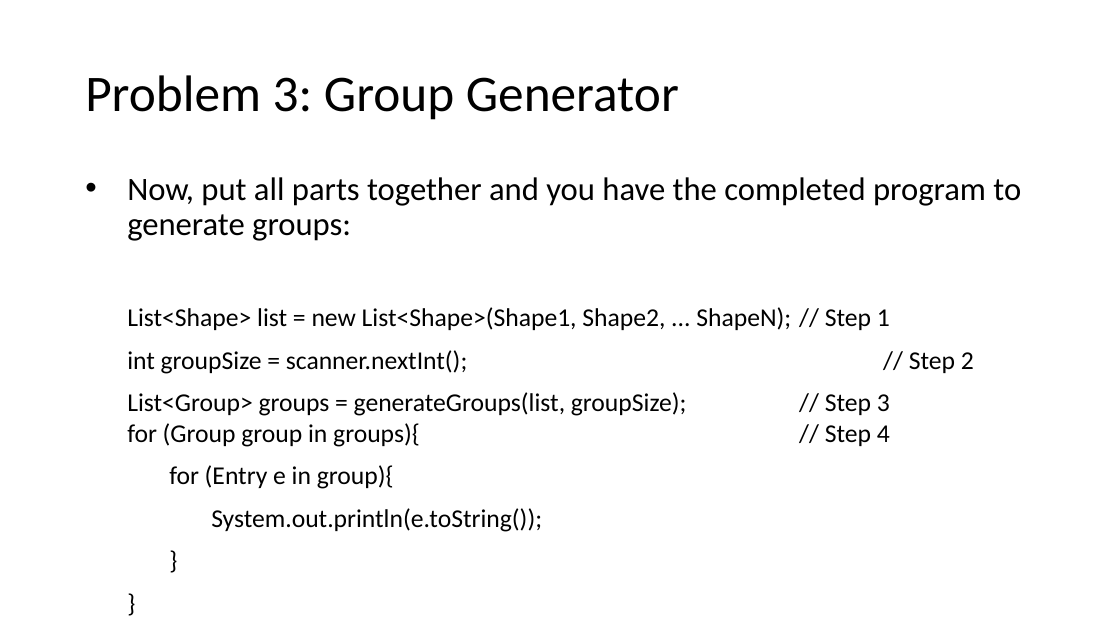
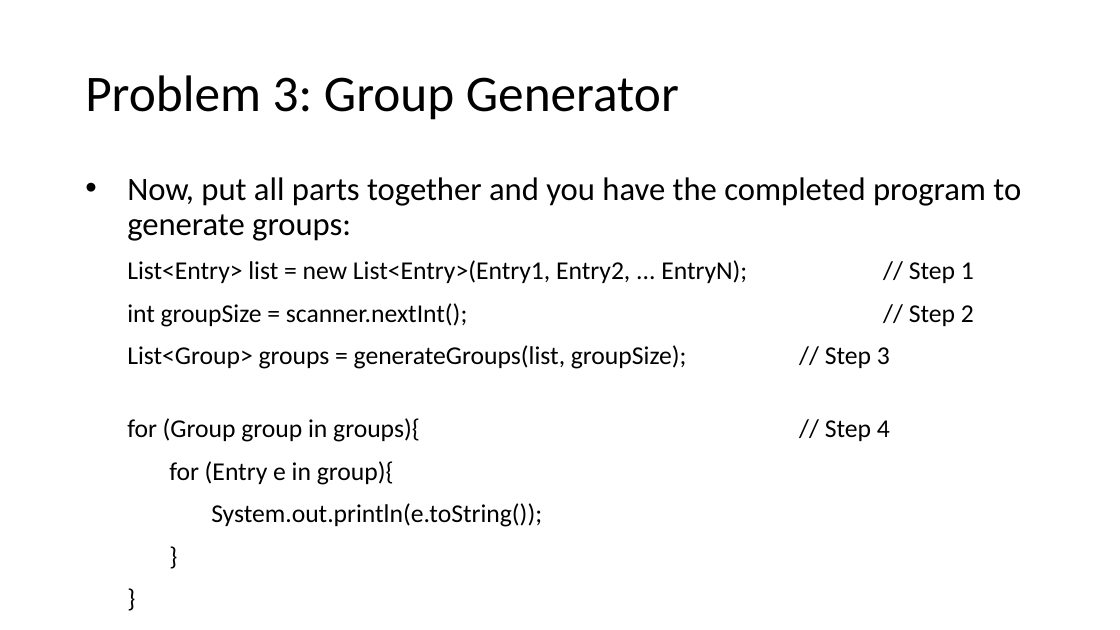
Before and after one commit to MrJoshGross/Course-Curricular-Material, a slide deck: slide 43 of Computer Science Discoveries/Lectures/Lecture 0 - Problems and Problem Solving.pptx (slide 36 before the commit). Drawn at 1120x630 pixels with LibreOffice and Linux fonts; fonts in the diff are those of the drawing. Boxes give left, top, right and bottom in pixels: in the first picture for what was removed or moved away, otherwise in the second. Text is boxed around its words. In the diff, an @@ line names an element or a change of style, - is before the commit and + after.

```diff
--- a/Computer Science Discoveries/Lectures/Lecture 0 - Problems and Problem Solving.pptx
+++ b/Computer Science Discoveries/Lectures/Lecture 0 - Problems and Problem Solving.pptx
@@ text at [127, 260, 974, 283]: text changed @@
-      List<Shape> list = new List<Shape>(Shape1, Shape2, ... ShapeN); // Step 1
+      List<Entry> list = new List<Entry>(Entry1, Entry2, ... EntryN); // Step 1
@@ text at [127, 345, 890, 442]: text changed @@
-    List<Group> groups = generateGroups(list, groupSize); // Step 3
-    for (Group group in groups){ // Step 4
+    List<Group> groups = generateGroups(list, groupSize); // Step 3
+    for (Group group in groups){ // Step 4
```
Also in this commit, not shown: 10 other slides changed, 9 slides added, 1 other file.
